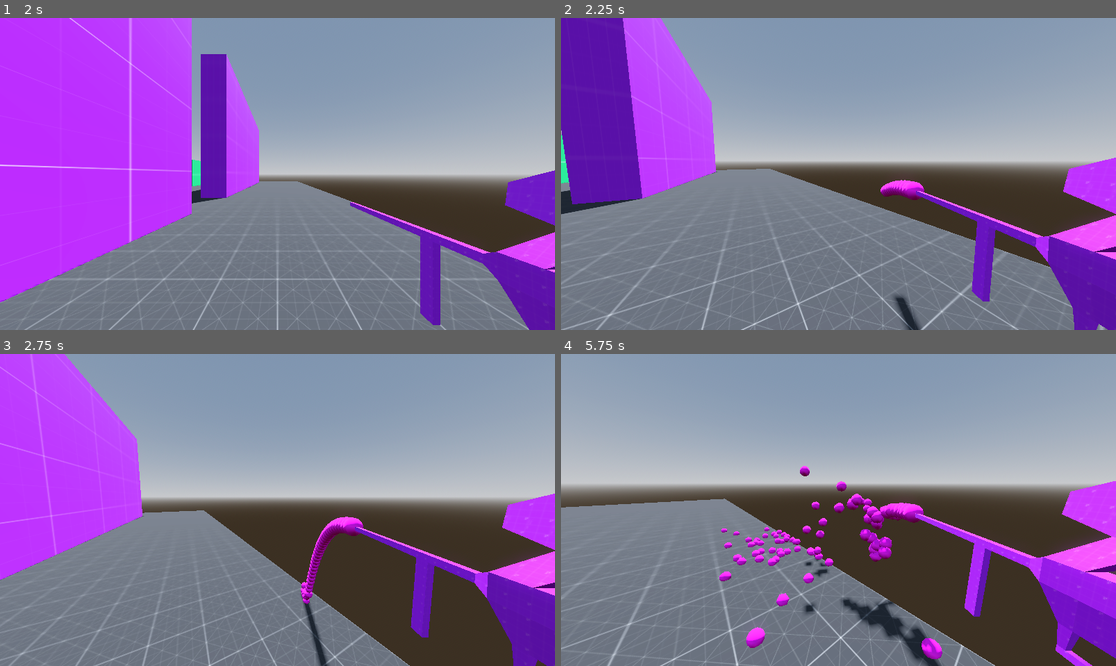
Above: before the commit, frames 1-4 (two rows, left to right).
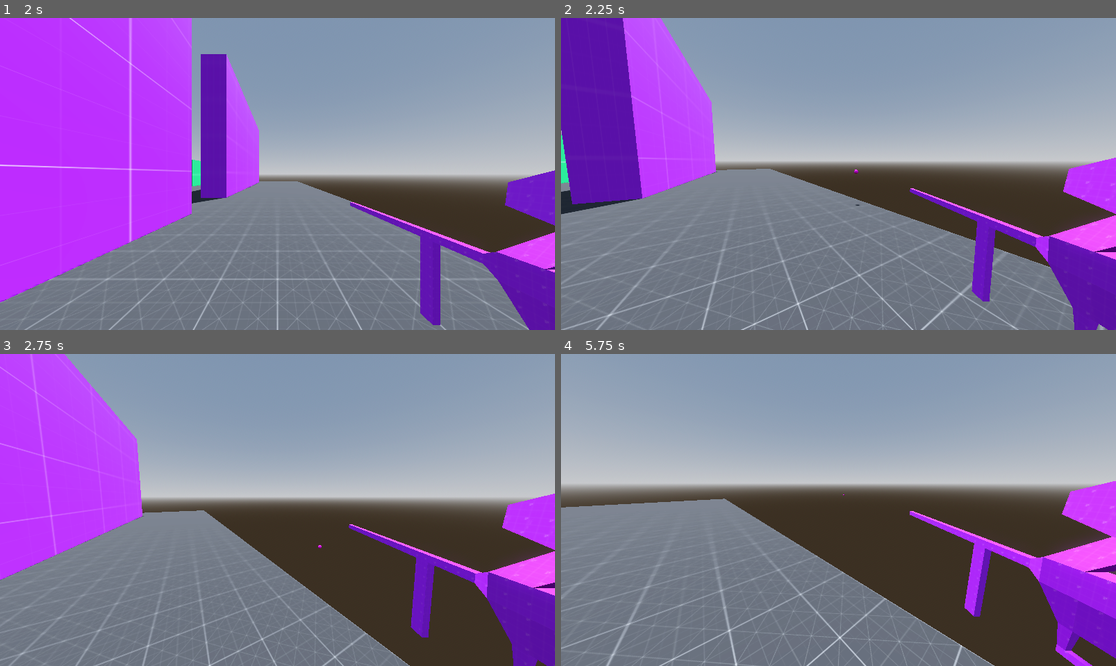
Above: after the commit, the same moments.

Repository: Monkeytonk115/godot-paintball
Game: Godot game, scene res://scenes/main.tscn
Two runs of this game, one before a commit and one after it. Both use one fixed random seed, a clock stepped at 60 frames per second and the inputs below.
Inputs (mouse positions are in pixels of both pictures, inside the frame that each line leads up to):
- Up to frame 1 (2 s): click (277, 186) at 0.52 s; type "12" at 0.6 s; click "host multiplayer" at 1.25 s
- Up to frame 2 (2.25 s): move the mouse to (866, 174) at 2.02 s; press the mouse at (866, 174) at 2.03 s; hold W (forward) from 2.03 s (still down)
- Up to frame 3 (2.75 s): keep holding W (forward); tap Space (jump) at 2.27 s
- Up to frame 4 (5.75 s): keep holding W (forward); move the mouse to (810, 510) at 2.77 s; release the mouse at (810, 510) at 2.78 s; click (810, 510) at 2.85 s; tap Space (jump) at 3.02, 4.52, 5.27 s; move the mouse to (849, 503) at 3.52 s; press the mouse at (849, 503) at 3.53 s; move the mouse to (832, 516) at 4.27 s; release the mouse at (832, 516) at 4.28 s; click (832, 516) at 4.35 s; move the mouse to (877, 513) at 5.02 s; press the mouse at (877, 513) at 5.03 s

Frame 1 is identical in both runs. In frame 2, 0.6% of the frame differs, in the area x 52-66%, y 48-100%; in frame 3, 1.0%; in frame 4, 4.3%, in the area x 7-95%, y 35-100%.

Commit message:
update bullet speed, fire rate, automatic weapon

Diff:
--- a/scenes/main.gd
+++ b/scenes/main.gd
@@ -42,8 +42,8 @@
 	new_player.set_name(str(peer_id))
 	new_player.loadout = ["res://scenes/weapons/paintgun.tscn"]
 	var spawnPoint = new_arena.find_child("purpleSpawn").get_children().pick_random()
+	new_player.global_transform = spawnPoint.global_transform
 	add_child(new_player)
-	new_player.global_transform = spawnPoint.global_transform
 
 
 func remove_player(peer_id):
--- a/scenes/player.gd
+++ b/scenes/player.gd
@@ -64,9 +64,13 @@
 
 	move_and_slide()
 
-	if Input.is_action_pressed("primary_fire"):
-		if equipped_weapon:
-			equipped_weapon.PrimaryFire()
+	if equipped_weapon:
+		if equipped_weapon.automatic:
+			if Input.is_action_pressed("primary_fire"):
+				equipped_weapon.PrimaryFire()
+		else:
+			if Input.is_action_just_pressed("primary_fire"):
+				equipped_weapon.PrimaryFire()
 
 
 @rpc("authority", "call_local")
--- a/scenes/weapons/paintgun.gd
+++ b/scenes/weapons/paintgun.gd
@@ -1,7 +1,8 @@
 extends Node3D
 
-# Fire rate of 15 rounds per second
-const fire_delay = 1.0 / 15.0
+# Fire rate of 3 rounds per second
+const fire_delay = 1.0 / 3.0
+const automatic = false
 
 var _next_fire_time
 
@@ -23,5 +24,5 @@
 
 	# shoot effects
 	# shoot bullet
-	get_node("/root/Main/").shoot_bullet_client.rpc($attachment_muzzle.global_transform, -$attachment_muzzle.global_transform.basis.z * 10)
+	get_node("/root/Main/").shoot_bullet_client.rpc($attachment_muzzle.global_transform, -$attachment_muzzle.global_transform.basis.z * 35)
 	_next_fire_time = Time.get_ticks_msec() + (fire_delay * 1000)
